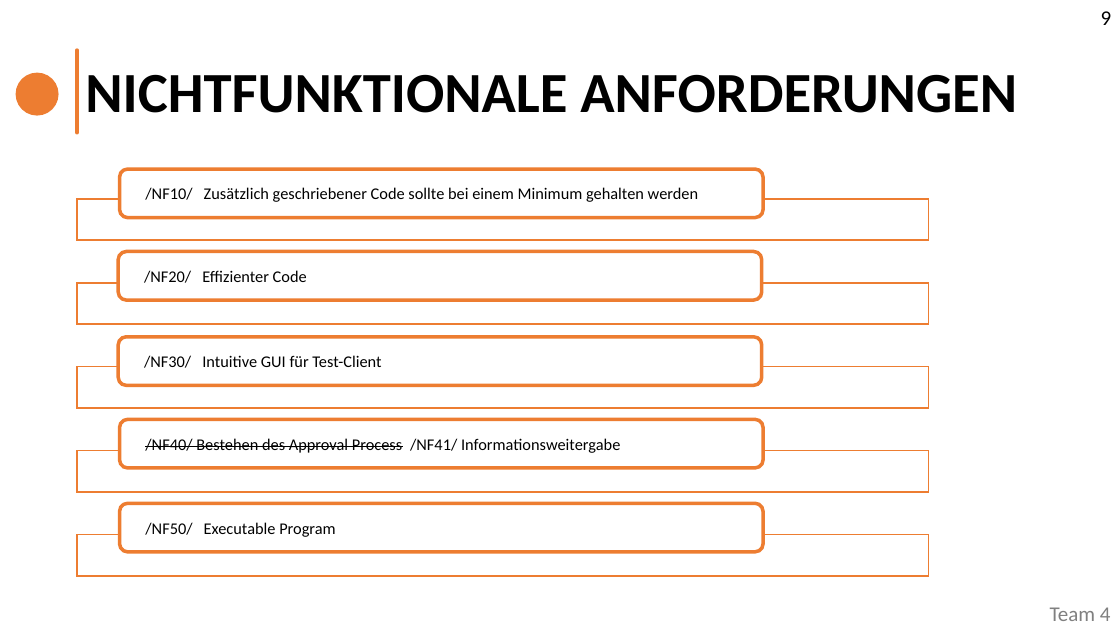
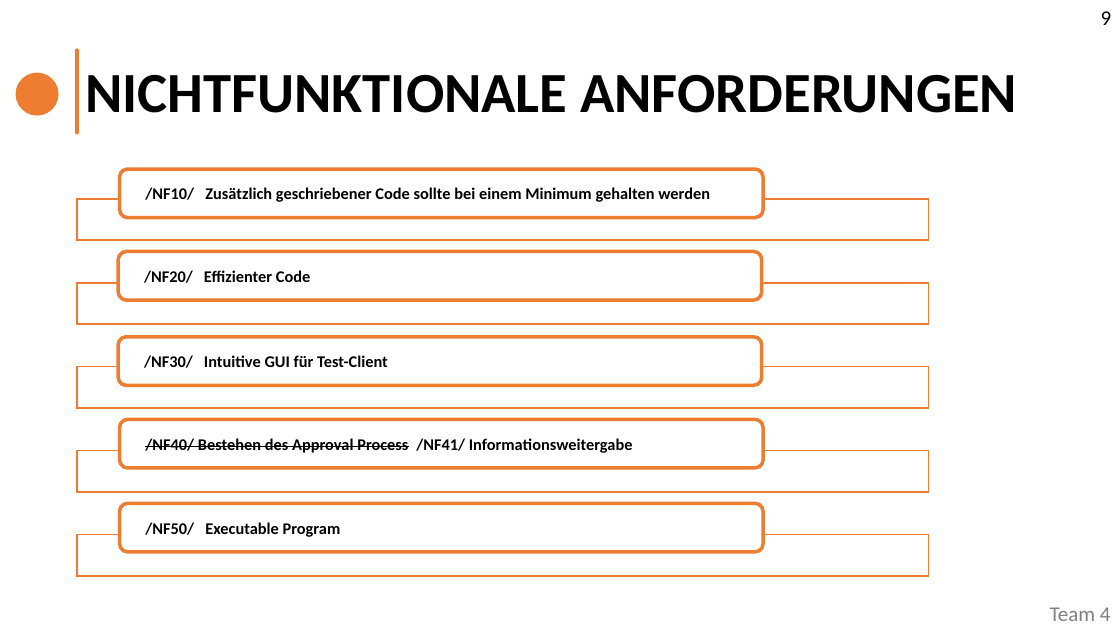
Before and after one commit to TINF20C/Team_4_Websockets-lwIP, a slide deck: slide 10 of PROJECT/Abgabe/TINF20C_Präsentation_Semester4_Team_4.pptx. Drawn at 1120x630 pixels with LibreOffice and Linux fonts; fonts in the diff are those of the drawing. Boxes give left, top, right and bottom in pixels: in the first picture for what was removed or moved away, otherwise in the second. Text is boxed around its words. In the diff, an @@ line names an element or a change of style, - is before the commit and + after.

```diff
--- a/PROJECT/Abgabe/TINF20C_Präsentation_Semester4_Team_4.pptx
+++ b/PROJECT/Abgabe/TINF20C_Präsentation_Semester4_Team_4.pptx
@@ bold on in 5 elements at <box>145,187,710,202</box>, <box>144,270,310,283</box>, <box>144,355,388,368</box>, <box>145,438,633,453</box>, <box>145,522,341,537</box> @@
```
Also in this commit, not shown: 1 other slide changed, 3 slides added.
